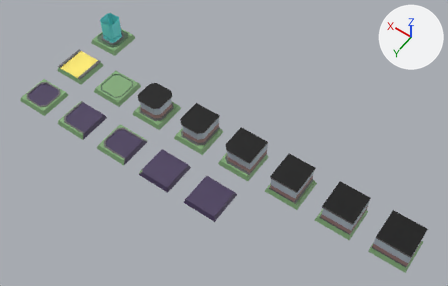
One commit to the glTF model SpeedJamGame/assets/obj/tiles.glb: the scene before it, then after it.
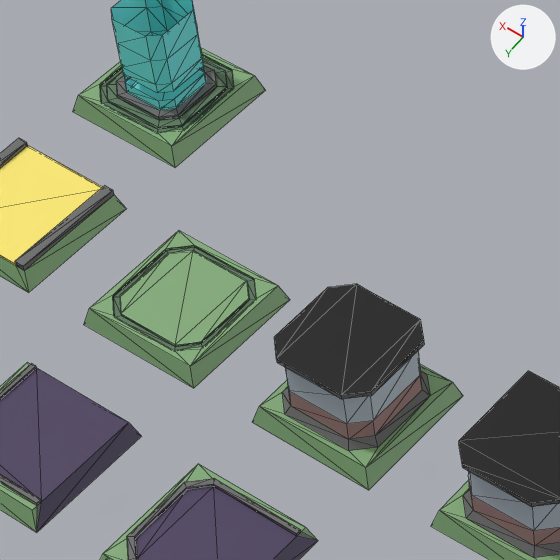
Each version appears first whole from a 50 mm lens placed at (-65.8, 56.1, 89.0), pointed at (-25.9, 0.2, 1.3), and next in a close-up on the part from 17% to 45% of the width and 6% to 51% of the height. Lighting does not change. The marker at upper right points along +X, +Y and +Z. The close-ups show mesh edges as thin lines.

Objects in the first close-up: 'Tile.Basic', 'Tile.Dash', 'Tile.Slow.LB', 'Tile.Slow.P', 'Tile.TP', 'Tile.Wall', 'Tile.Wall.P'.
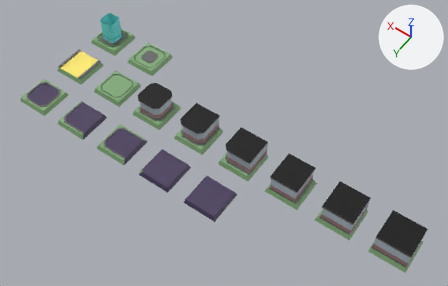
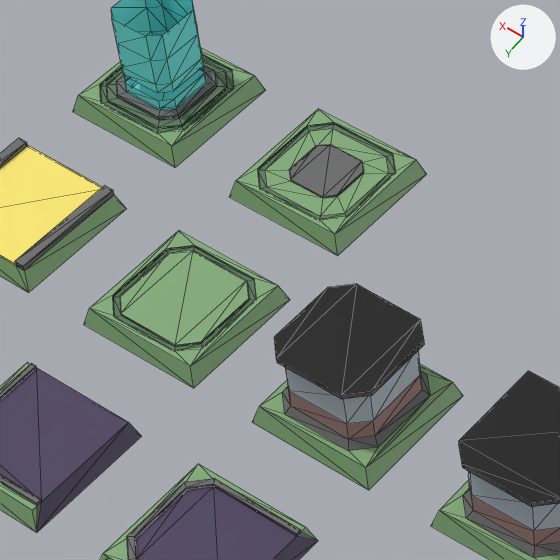
What the commit changed:
Mesh me_cube_010 is new.
It has 48 vertices, 90 faces and spans x -3.3..3.3, y -3.3..3.3, z -1.0..0.0.
Faces by material slot: [36, 32, 22].
It uses material mat_floor (green #83ac79).
It uses material mat_floormark (dark green #5c7a5d).
It uses material mat_wallgray (dark grey #696969).
Object 'Tile.Button' (ob_tile_button) is new; it shows me_cube_010.
Its location is (0.0, -10.0, 0.0).

Boxes (x1, y1, x2, y2) around the edits, measured in the close-ups (560 x 560 px):
'Tile.Button', added (green): after (230, 109, 426, 256)
    faces in mat_floor (green #83ac79): (230, 109, 426, 256)
    faces in mat_wallgray (dark grey #696969): (289, 144, 364, 198)
    faces in mat_floormark (dark green #5c7a5d): (258, 122, 395, 219)
